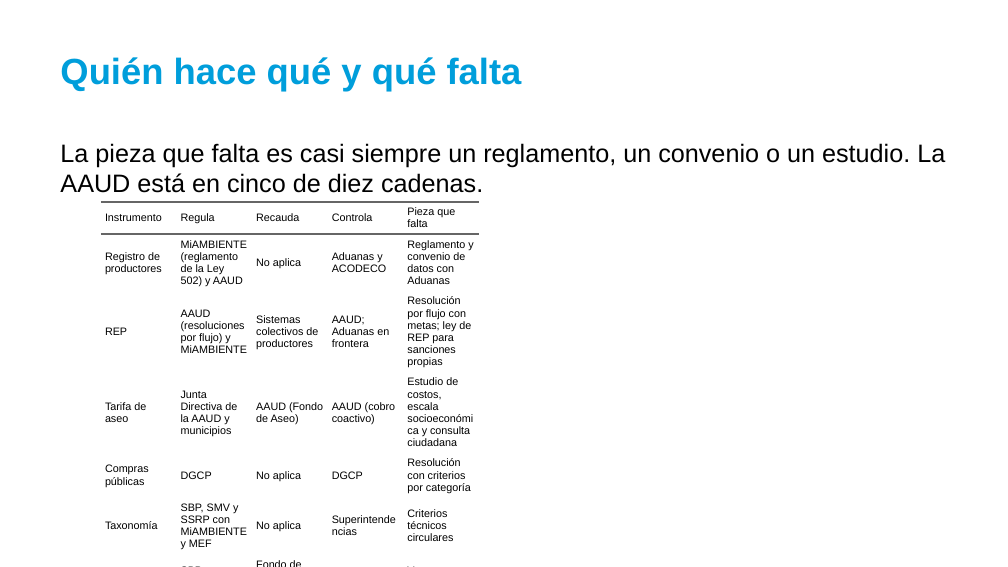
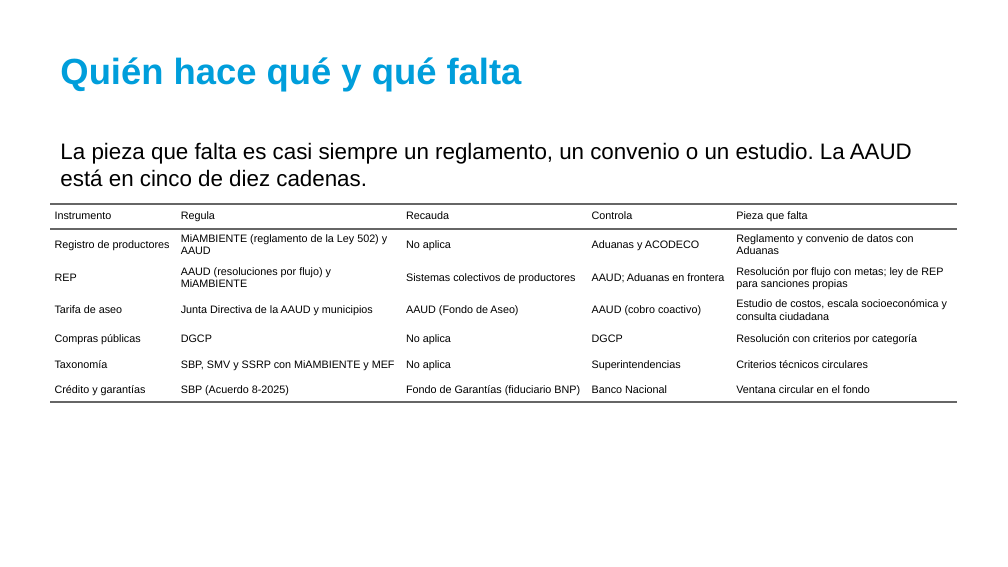
Before and after one commit to renatovargas/pan-ecirc, a slide deck: slide 30 of docs/slides/02-factibilidad/02-factibilidad.pptx. Drawn at 1008x567 pixels with LibreOffice and Linux fonts; fonts in the diff are those of the drawing. Boxes give left, top, right and bottom in pixels: in the first picture for what was removed or moved away, otherwise in the second. Text is boxed around its words. In the diff, an @@ line names an element or a change of style, - is before the commit and + after.

```diff
--- a/docs/slides/02-factibilidad/02-factibilidad.pptx
+++ b/docs/slides/02-factibilidad/02-factibilidad.pptx
@@ text "La pieza que falta es ..." at <box>60,142,912,187</box>: size 18 to 16 pt @@
@@ table: place and size @@
-table at <box>101,202,479,567</box>
+table at <box>50,204,957,567</box>
```
Also in this commit, not shown: 27 other slides changed, 12 other files.
